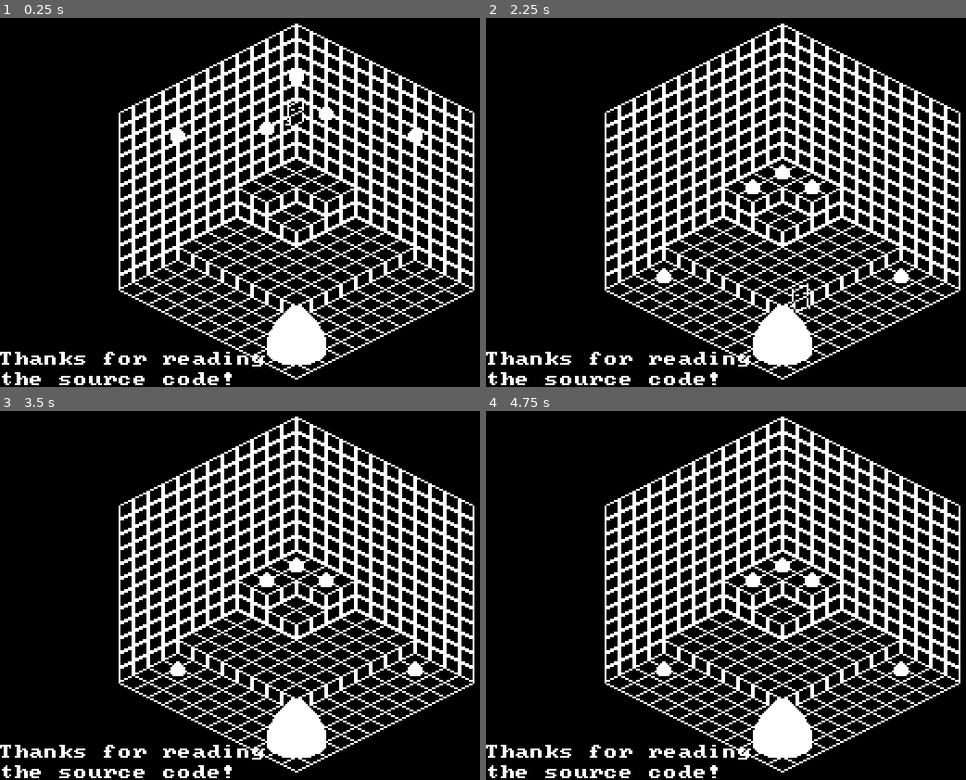
Above: before the commit, frames 1-4 (two rows, left to right).
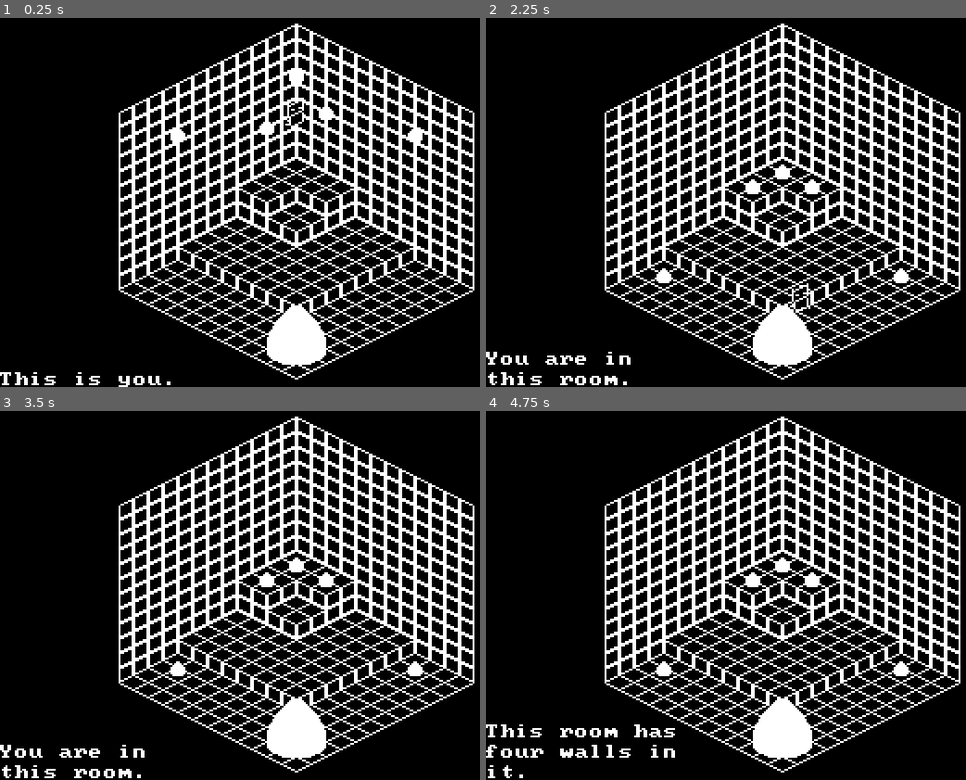
Above: after the commit, the same moments.

Repository: BitBangGames/feed_mother
Game: Godot game, scene res://src/main.tscn
Two runs of this game, one before a commit and one after it. Both use one fixed random seed, a clock stepped at 60 frames per second and the inputs below.
Inputs:
- Up to frame 1 (0.25 s): no input
- Up to frame 2 (2.25 s): hold D (right) 0.53-1.28 s; tap Space (confirm) at 0.6, 1.35, 2.1 s; hold S (down) 1.28-2.03 s; tap Enter at 2 s; hold D (right) from 2.03 s (still down)
- Up to frame 3 (3.5 s): release D (right) at 2.78 s; hold W (up) from 2.78 s (still down); tap Space (confirm) at 2.85 s
- Up to frame 4 (4.75 s): tap Space (confirm) at 3.5, 3.6, 4.35 s; release W (up) at 3.53 s; hold A (left) from 3.53 s (still down)

The runs differ from the first frame. In frame 1, 1.2% of the frame differs, in the area x 0-56%, y 90-100%; in frame 2, 1.1%; in frame 3, 1.1%; in frame 4, 1.6%, in the area x 0-56%, y 84-100%.

Commit message:
wrote text; Mother now dies from overfeeding

Diff:
--- a/src/consts.gd
+++ b/src/consts.gd
@@ -11,6 +11,109 @@
 
 const MAP_CANVAS_PATH: NodePath = "/root/Main/Map/MapCanvas"
 
+const TEXT_NO_EGGS: PackedStringArray = [
+	"This is you.",
+	"You are in this room.",
+	"This room has four walls in it.",
+	"That is Mother.",
+	"Mother is hungry.",
+	"Mother must be fed.",
+	"You must feed Mother.",
+	"It is all you need to do.",
+	"All you need to do in this room.",
+	"In this room with four walls in it.",
+	"Mother needs three eggs.",
+	"Mother needs eggs to live.",
+	"Push the eggs to Mother.",
+	"She will eat them heartily.",
+	"She will thank you for your sacrifices.",
+	"Do not step on the eggs.",
+	"Do not break the eggs.",
+	"Do not make Mother starve.",
+	"Do not ask any questions.",
+	"Do not try to escape from this room.",
+	"Do not do anything.",
+	"If the thing you are doing.",
+	"Is not feeding Mother.",
+	"Mother is shaking violently.",
+	"Your inaction is angering Mother.",
+	"You must feed Mother soon.",
+	"Or something terrible will happen.",
+	"Have you broken any eggs?",
+	"After I told you not to?",
+	"Maybe I was wrong to trust you.",
+]
+
+const TEXT_ONE_EGG: PackedStringArray = [
+	"You have fed Mother.",
+	"Well done.",
+	"But Mother is still hungry.",
+	"Mother is far from satisfied.",
+	"Mother still needs two eggs.",
+	"Do not ask why.",
+	"Feed Mother only.",
+	"Do not feed yourself.",
+	"Compared to Mother.",
+	"You are nothing.",
+	"Mother is the one providing you.",
+	"With warmth, comfort, and solace.",
+	"You must give a facsimile of that warmth.",
+	"To the two remaining eggs.",
+	"Do not mercilessly crush them.",
+	"Do not push them too far.",
+	"They will hit the four walls.",
+	"It will be painful.",
+	"Because of the four walls.",
+	"That are in this room.",
+	"You are taking an awful long time.",
+	"Are you confused?",
+	"Try to use a different angle.",
+	"Find the real truth of this room.",
+	"This room with four walls in it.",
+	"Four is an odd number.",
+	"I mean, an even number, but strange.",
+	"Mother does not need four eggs.",
+	"However, Mother will die in four seconds.",
+	"Are you satiated?",
+]
+
+const TEXT_TWO_EGGS: PackedStringArray = [
+	"You have fed Mother two eggs.",
+	"She needs one more.",
+	"Because according to basic mathematics.",
+	"Two plus one equals three plus zero.",
+	"Equals five plus negative two.",
+	"Equals the tesseract root of eighty-one.",
+	"You have so far completed your task.",
+	"Do not leave it incomplete.",
+	"Do not not feed Mother.",
+	"Do not not not not heed my warnings.",
+	"Do not not not not not not not.",
+	"Not not not not not not not not not not.",
+	"Try to leave this room with four walls.",
+	"In it.",
+	"And definitely don'tn'tn'tn'tn'tn't.",
+	"N't die.",
+	"Everyone dies all the time.",
+	"But you mustn't notn't.",
+	"Because to my understanding.",
+	"Dying is the exact opposite.",
+	"Of the best thing to happen.",
+	"Mother will have been failed by you.",
+	"And everyone will be sad.",
+	"Everyone will hate you.",
+	"Even more than they already do.",
+	"Assuming they already do.",
+	"I assume because you have not fed Mother for a time.",
+	"But I do not know for sure everyone's.",
+	"Opinions on your person.",
+	"Who are you?",
+]
+
+const TEXT_THREE_EGGS: PackedStringArray = [
+
+]
+
 enum State {
 	TITLE_STATE,
 	GAME_STATE,
--- a/src/mother.gd
+++ b/src/mother.gd
@@ -25,10 +25,21 @@
 func _on_timer_timeout() -> void:
 	set_broken(true)
 
+func set_broken(val: bool) -> void:
+	TextBox.get_singleton().set_text("")
+	super(val)
+
 func get_eggs() -> int:
 	return __eggs
 
 func feed_mother() -> void:
 	get_anim_player().play("eye_open")
 	__eggs = __eggs + 1
-	(get_node("Timer") as Timer).start()
+	if (__eggs < 0b11):
+		(get_node("Timer") as Timer).start()
+	elif (__eggs > 0b11):
+		set_broken(true)
+	else:
+		(get_node("Timer") as Timer).stop()
+
+	TextBox.get_singleton().set_text_arr(__eggs)
--- a/src/text_box.gd
+++ b/src/text_box.gd
@@ -2,9 +2,36 @@
 extends Label
 
 static var __singleton: TextBox = null
+
+var __text_arr: PackedStringArray = Consts.TEXT_NO_EGGS
+var __index: int = 0
 
 static func get_singleton() -> TextBox:
 	if (__singleton == null):
 		__singleton = preload("res://src/text_box.tscn").instantiate()
 
 	return __singleton
+
+func _init() -> void:
+	update_text()
+
+func _on_timer_timeout() -> void:
+	if (not Mother.get_singleton().is_broken() and __index + 1 < __text_arr.size()):
+		__index = __index + 1
+		update_text()
+
+func update_text() -> void:
+	set_text(__text_arr[__index])
+
+func set_text_arr(eggs: int) -> void:
+	match eggs:
+		1:
+			__text_arr = Consts.TEXT_ONE_EGG
+		0b10:
+			__text_arr = Consts.TEXT_TWO_EGGS
+		0b11:
+			__text_arr = Consts.TEXT_THREE_EGGS
+
+	__index = 0
+	(get_node("Timer") as Timer).start()
+	update_text()
--- a/src/text_box.tscn
+++ b/src/text_box.tscn
@@ -12,7 +12,7 @@
 anchor_top = 1.0
 anchor_bottom = 1.0
 offset_top = -19.0
-offset_right = 160.0
+offset_right = 120.0
 grow_vertical = 0
 text = "Thanks for reading the source code!"
 label_settings = SubResource("LabelSettings_y4ayn")
@@ -21,5 +21,7 @@
 script = ExtResource("2_sqkml")
 
 [node name="Timer" type="Timer" parent="." unique_id=243265473]
-wait_time = 4.0
+wait_time = 2.0
 autostart = true
+
+[connection signal="timeout" from="Timer" to="." method="_on_timer_timeout"]
